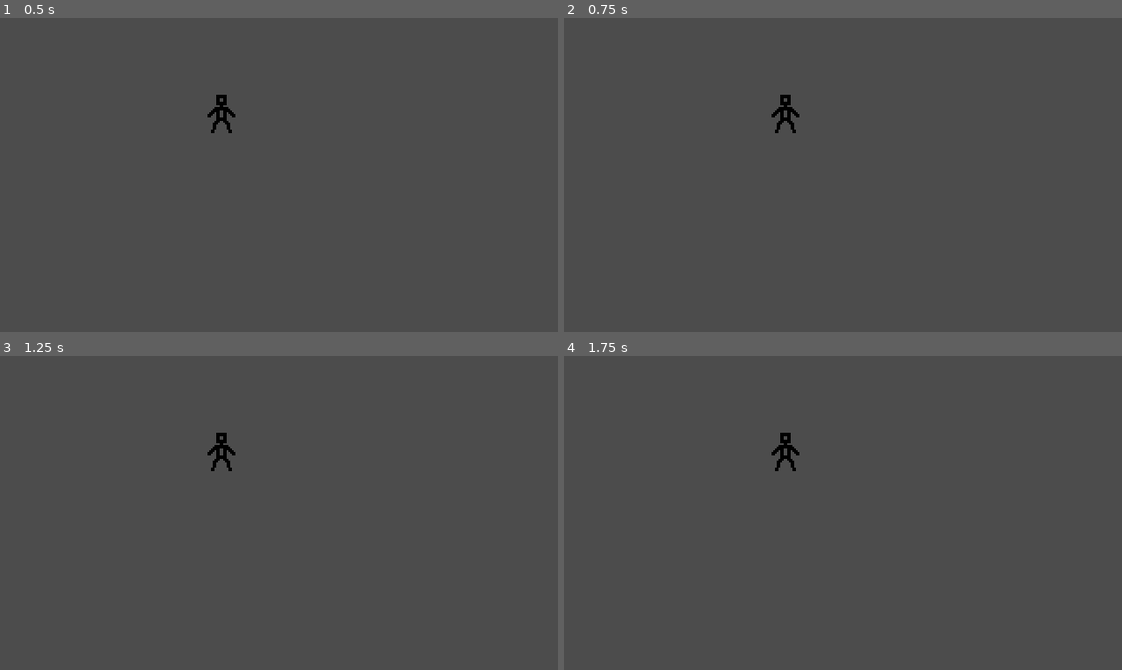
Above: before the commit, frames 1-4 (two rows, left to right).
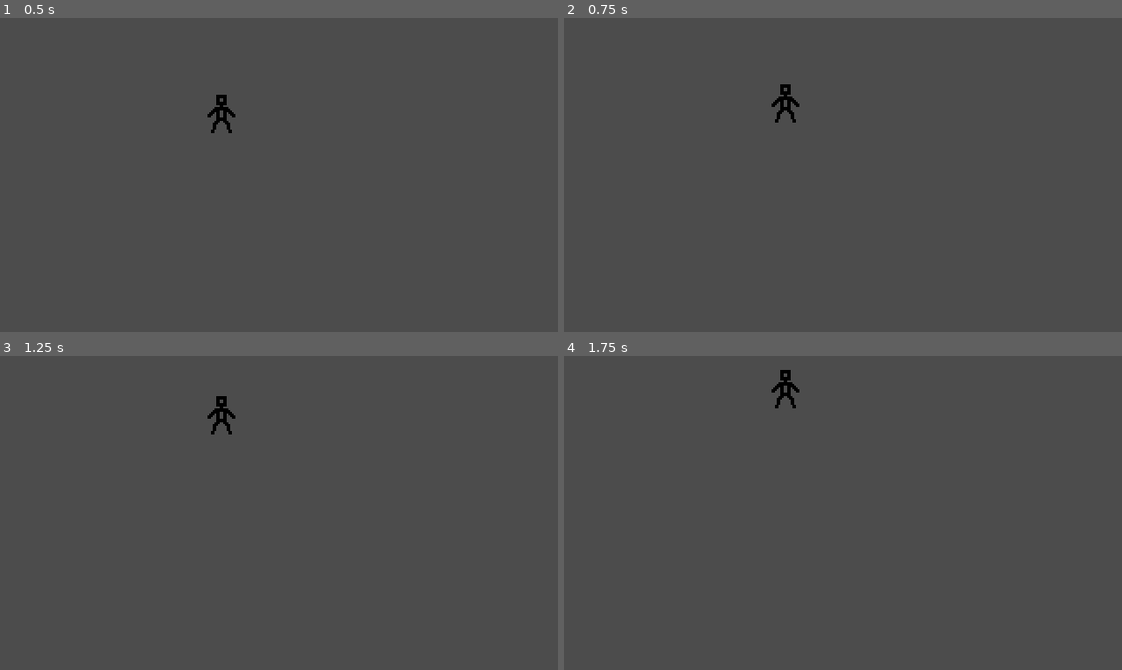
Above: after the commit, the same moments.

Repository: somebody1212/meson-studios-tower-defence
Game: Godot game, scene res://StageOne.tscn
Two runs of this game, one before a commit and one after it. Both use one fixed random seed, a clock stepped at 60 frames per second and the inputs below.
Inputs:
- Up to frame 1 (0.5 s): no input
- Up to frame 2 (0.75 s): tap Enter at 0.5 s; hold Up (ui_up) from 0.53 s (still down)
- Up to frame 3 (1.25 s): keep holding Up (ui_up)
- Up to frame 4 (1.75 s): keep holding Up (ui_up)

Frame 1 is identical in both runs. In frame 2, 0.3% of the frame differs, in the area x 37-43%, y 21-37%; in frame 3, 0.5%, in the area x 37-43%, y 12-37%; in frame 4, 0.5%.

Commit message:
Added Basic Player Script
Added a script containing controls for the player

Diff:
--- /dev/null
+++ b/Player.gd
@@ -0,0 +1,21 @@
+extends KinematicBody2D
+
+var velocity = Vector2()
+
+func _physics_process(delta):
+
+	if Input.is_action_pressed("ui_right"):
+		velocity.x = 30
+	elif Input.is_action_pressed("ui_left"):
+		velocity.x = -30
+	else:
+		velocity.x = 0
+
+	if Input.is_action_pressed("ui_up"):
+		velocity.y = -30
+	elif Input.is_action_pressed("ui_down"):
+		velocity.y = 30
+	else:
+		velocity.x = 0
+
+	move_and_slide(velocity)
--- a/Player.tscn
+++ b/Player.tscn
@@ -1,14 +1,16 @@
-[gd_scene load_steps=2 format=2]
+[gd_scene load_steps=3 format=2]
 
-[ext_resource path="res://sprites/playeridle.png" type="Texture" id=1]
+[ext_resource path="res://Player.gd" type="Script" id=1]
+[ext_resource path="res://sprites/playeridle.png" type="Texture" id=2]
 
-[node name="Player" type="KinematicBody2D" index="0"]
+[node name="Player" type="KinematicBody2D"]
 
 input_pickable = false
 collision_layer = 1
 collision_mask = 1
 collision/safe_margin = 0.08
+script = ExtResource( 1 )
 
 [node name="Sprite" type="Sprite" parent="." index="0"]
 
-texture = ExtResource( 1 )
+texture = ExtResource( 2 )
